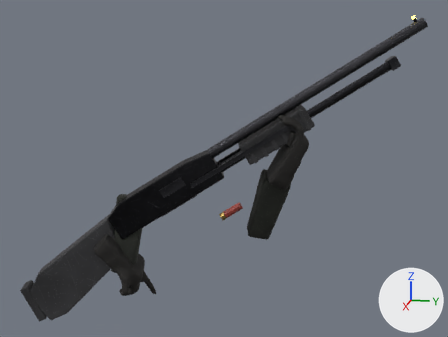
Renders of the glTF model models/weapons/shotgun.glb from each side of a commit.
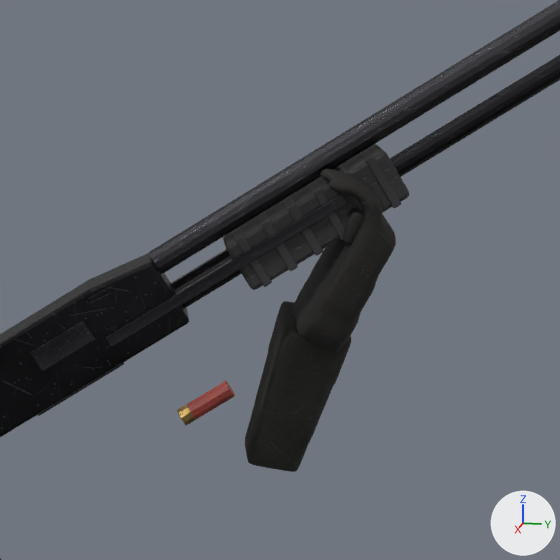
Old and new are each drawn whole from a 50 mm lens placed at (1.299, 0.333, 0.229), pointed at (-0.006, 0.072, -0.097) and again close up on the part from 33% to 84% of the width and 13% to 82% of the height. The axes (+X, +Y, +Z) are drawn at lower right. The lights are the same throughout. The last two pictures show the newer version. Where no turn or scale is listed for an object, it has been applied to the vertices.

Before the edit, the objects in view are built like this:
```python
me_cube_053 = bpy.data.meshes.new('Cube.053')
me_cube_053.from_pydata(...)  # 1184 vertices, 2364 faces; spans x -0.04..0.048, y -0.048..0.055, z -0.082..0.085
me_cube_053.materials.append(mat_sleeve)
me_cylinder = bpy.data.meshes.new('Cylinder')
me_cylinder.from_pydata(...)  # 28 vertices, 52 faces; spans x -0.064..0.064, y -0.221..0.221, z -0.146..0.146
me_cylinder.materials.append(mat_metal_worn)
me_receiver = bpy.data.meshes.new('receiver')
me_receiver.from_pydata(...)  # 68 vertices, 132 faces; spans x -0.055..0.047, y -0.109..0.142, z -0.062..0.127
me_receiver.materials.append(mat_metal_black)
ob_barrel = bpy.data.objects.new('barrel', me_cylinder)
ob_barrel.location = (-0.0206, 0.265, 0.08)
ob_forearm_l = bpy.data.objects.new('forearm_L', me_cube_053)
ob_forearm_l.location = (-0.042, 0.1639, -0.1886)
ob_receiver = bpy.data.objects.new('receiver', me_receiver)
ob_receiver.location = (0.0595, -0.0593, -0.1785)
# also in view: 'pump_rib5' at (-0.014, 0.239, 0.018); 'pump_body' at (-0.001, 0.186, -0.016); 'bar_r' at (0.041, 0.114, -0.058); 'ej_port' at (0.074, -0.024, -0.124); 'magtube' at (-0.013, 0.235, 0.015)
```
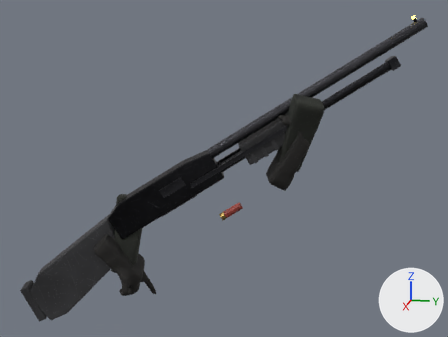
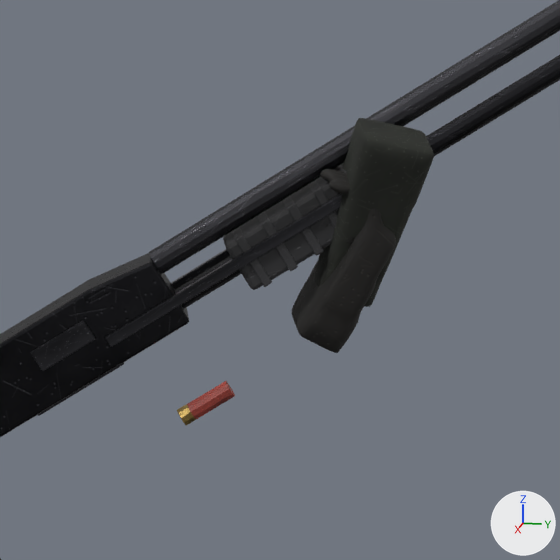
Where the change shows, as pixel boxes [x1, y1, x2, y2] in the close-ups (560 x 560 px):
```json
{"object": "forearm_L", "change": "moved", "before": [245, 301, 351, 472], "after": [314, 118, 434, 307]}
```

The change, as JSON lines over the scene's bpy script:
```json
{"op": "set", "path": "ob_forearm_l.location", "old": "(-0.042, 0.1639, -0.1886)", "new": "(0.0012, 0.2323, -0.0136)"}
```
